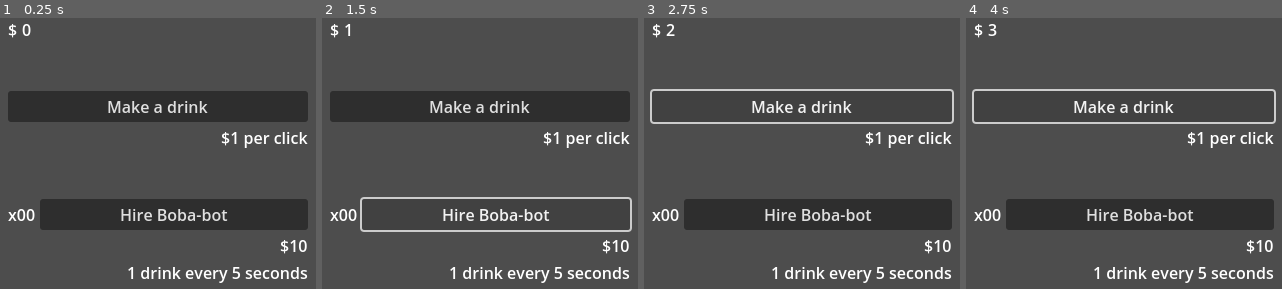
Above: before the commit, frames 1-4 (left to right).
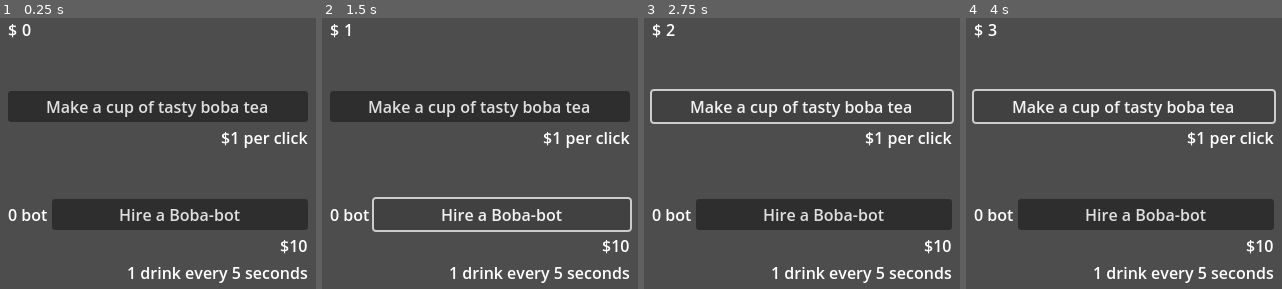
Above: after the commit, the same moments.

Repository: prutmongkol/simple-clicker
Game: Godot game, scene res://main.tscn
Same seed, same stepped clock (60 frames per second), same inputs: the game is played once before the commit and once after it. The project has no main scene, so this scene is started directly.
Inputs:
- Up to frame 1 (0.25 s): no input
- Up to frame 2 (1.5 s): click "Make a drink" (after the commit: "Make a cup of tasty boba tea") at 0.5 s; click "Hire Boba-bot" (after the commit: "Hire a Boba-bot") at 1.25 s
- Up to frame 3 (2.75 s): click "Make a drink" (after the commit: "Make a cup of tasty boba tea") at 2 s
- Up to frame 4 (4 s): click "Hire Boba-bot" (after the commit: "Hire a Boba-bot") at 2.75 s; click "Make a drink" (after the commit: "Make a cup of tasty boba tea") at 3.5 s

The runs differ from the first frame. In frame 1, 3.5% of the frame differs, in the area x 2-85%, y 30-79%; in frame 2, 3.3%; in frame 3, 3.5%; in frame 4, 3.5%.

Commit message:
add boba-bot buying

Diff:
--- a/main.gd
+++ b/main.gd
@@ -2,8 +2,16 @@
 
 @onready var money_label: Label = %MoneyLabel
 @onready var make_a_drink_button: Button = %MakeADrinkButton
+@onready var bot_count_label: Label = %BotCountLabel
+@onready var hire_boba_bot_button: Button = %HireBobaBotButton
+@onready var bot_cost_label: Label = %BotCostLabel
 
-@export var money = 0
+var money = 0
+var bot_count = 0
+var bot_cost = 10
+var bot_update_rate = 5.0 # in seconds
+var elapsed_time = 0.0
+
 
 # Called when the node enters the scene tree for the first time.
 func _ready() -> void:
@@ -12,8 +20,22 @@
 
 # Called every frame. 'delta' is the elapsed time since the previous frame.
 func _process(delta: float) -> void:
+	elapsed_time += delta
+	if elapsed_time >= bot_update_rate:
+		elapsed_time -= bot_update_rate
+		money += bot_count
+
 	money_label.text = str(money)
+	bot_count_label.text = str(bot_count) + " bot" if bot_count <= 1 else str(bot_count) + " bots"
 
 
 func _on_make_a_drink_button_button_up() -> void:
 	money += 1
+
+
+func _on_hire_boba_bot_button_button_up() -> void:
+	if money < bot_cost:
+		return
+
+	money -= bot_cost
+	bot_count += 1
--- a/main.tscn
+++ b/main.tscn
@@ -35,7 +35,7 @@
 [node name="MakeADrinkButton" type="Button" parent="VBoxContainer/MakeADrinkContainer"]
 unique_name_in_owner = true
 layout_mode = 2
-text = "Make a drink"
+text = "Make a cup of tasty boba tea"
 
 [node name="MakeADrinkLabel" type="Label" parent="VBoxContainer/MakeADrinkContainer"]
 layout_mode = 2
@@ -51,15 +51,16 @@
 [node name="BotCountLabel" type="Label" parent="VBoxContainer/BobaBotContainer/HBoxContainer"]
 unique_name_in_owner = true
 layout_mode = 2
-text = "x00"
+text = "0 bot"
 
 [node name="HireBobaBotButton" type="Button" parent="VBoxContainer/BobaBotContainer/HBoxContainer"]
 unique_name_in_owner = true
 layout_mode = 2
 size_flags_horizontal = 3
-text = "Hire Boba-bot"
+text = "Hire a Boba-bot"
 
 [node name="BotCostLabel" type="Label" parent="VBoxContainer/BobaBotContainer"]
+unique_name_in_owner = true
 layout_mode = 2
 text = "$10"
 horizontal_alignment = 2
@@ -70,3 +71,4 @@
 horizontal_alignment = 2
 
 [connection signal="button_up" from="VBoxContainer/MakeADrinkContainer/MakeADrinkButton" to="." method="_on_make_a_drink_button_button_up"]
+[connection signal="button_up" from="VBoxContainer/BobaBotContainer/HBoxContainer/HireBobaBotButton" to="." method="_on_hire_boba_bot_button_button_up"]
